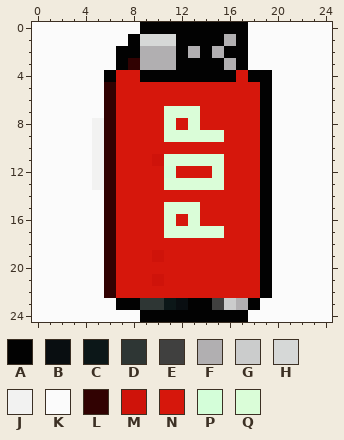
Two versions of one pixel-art sprite, images/PopCan.png. The picture above is the old version.
The file is 25x25 pixels. Colours within 5 levels of each other are drawn and written as one.
Palette (. is transparent): A #020202  B #090e11  C #0c1718  D #2e3634  E #40403f  F #b1afb1  G #cbcccc  H #d6d8d7  J #f2f2f1  K #fbfbfb  L #310202  M #cf130a  N #d6170c  P #d4fed9  Q #dafdd8
Pixels before, first column x 0:
 0 KKKKKKKKKAAAAAAAAAKKKKKKK
 1 KKKKKKKKAHHHAAAAFAKKKKKKK
 2 KKKKKKKAAFFFAFAFAAKKKKKKK
 3 KKKKKKKALFFFAAAAFAKKKKKKK
 4 KKKKKKANNAAAAAAAANAAKKKKK
 5 KKKKKKLNNNNNNNNNNNNAKKKKK
 6 KKKKKKLNNNNNNNNNNNNAKKKKK
 7 KKKKKKLNNNNQQQNNNNNAKKKKK
 8 KKKKKJLNNNNQNQNNNNNAKKKKK
 9 KKKKKJLNNNNQQQQQNNNAKKKKK
10 KKKKKJLNNNNNNNNNNNNAKKKKK
11 KKKKKJLNNNMQQQQQNNNAKKKKK
12 KKKKKJLNNNNPNNNQNNNAKKKKK
13 KKKKKJLNNNNQQQQQNNNAKKKKK
14 KKKKKKLNNNNNNNNNNNNAKKKKK
15 KKKKKKLNNNNQQQNNNNNAKKKKK
16 KKKKKKLNNNNQNQNNNNNAKKKKK
17 KKKKKKLNNNNQQQQQNNNAKKKKK
18 KKKKKKLNNNNNNNNNNNNAKKKKK
19 KKKKKKLNNNMNNNNNNNNAKKKKK
20 KKKKKKLNNNNNNNNNNNNAKKKKK
21 KKKKKKLNNNMNNNNNNNNAKKKKK
22 KKKKKKLNNNNNNNNNNNNAKKKKK
23 KKKKKKKAADDCBAAEGFAKKKKKK
24 KKKKKKKKKAAAAAAAAAKKKKKKK
After the commit:
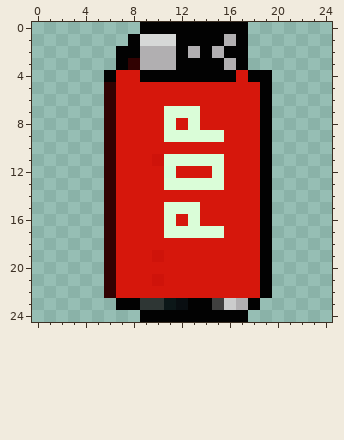
The edit:
Changed rows in their new state; - is an unchanged pixel.
first column x 0:
 0 .........---------.......
 1 ........----------.......
 2 .......-----------.......
 3 .......-----------.......
 4 ......--------------.....
 5 ......--------------.....
 6 ......--------------.....
 7 ......--------------.....
 8 ......--------------.....
 9 ......--------------.....
10 ......--------------.....
11 ......--------------.....
12 ......--------------.....
13 ......--------------.....
14 ......--------------.....
15 ......--------------.....
16 ......--------------.....
17 ......--------------.....
18 ......--------------.....
19 ......--------------.....
20 ......--------------.....
21 ......--------------.....
22 ......--------------.....
23 .......------------......
24 .........---------.......
Pixel boxes of the changes (left, top, right, bottom) in both pictures:
erased: (32, 22, 140, 322)
erased: (248, 22, 332, 322)
